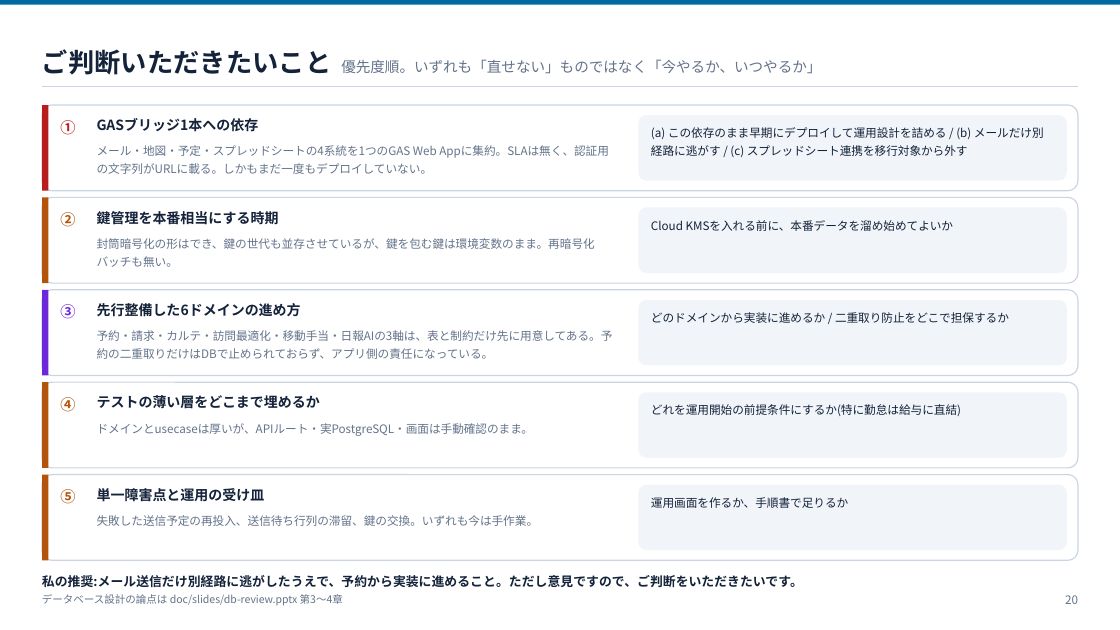
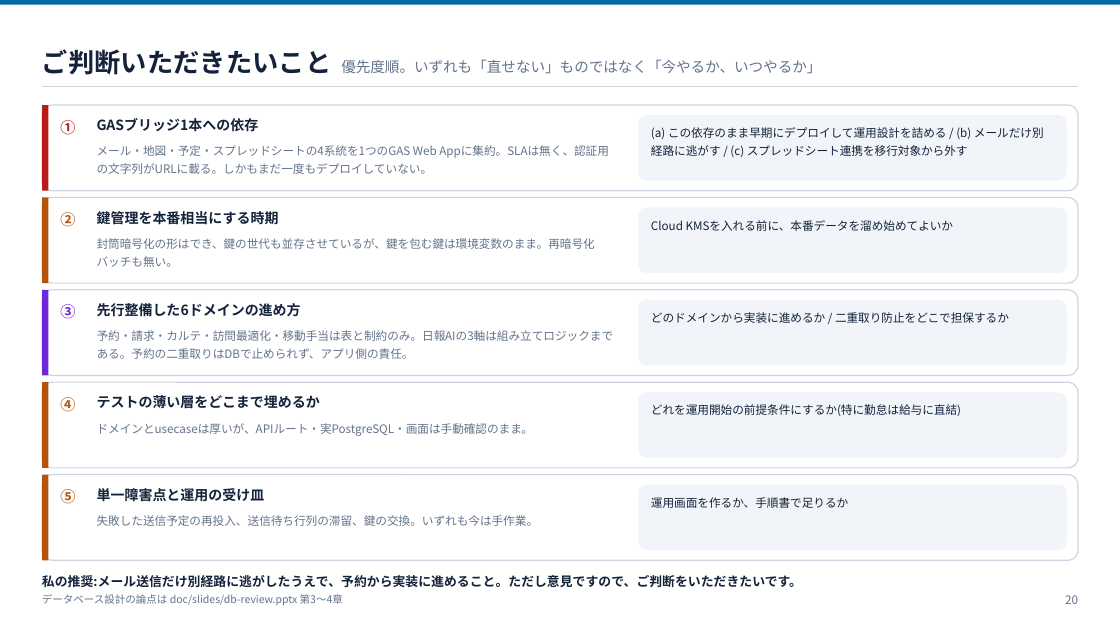
Before and after one commit to ohru131/katahimo-app, a slide deck: slide 20 of doc/slides/architecture.pptx. Drawn at 1120x630 pixels with LibreOffice and Linux fonts; fonts in the diff are those of the drawing. Boxes give left, top, right and bottom in pixels: in the first picture for what was removed or moved away, otherwise in the second. Text is boxed around its words. In the diff, an @@ line names an element or a change of style, - is before the commit and + after.

```diff
--- a/doc/slides/architecture.pptx
+++ b/doc/slides/architecture.pptx
@@ text at box(97, 330, 614, 359): text changed @@
-予約・請求・カルテ・訪問最適化・移動手当・日報AIの3軸は、表と制約だけ先に用意してある。予約の二重取りだけはDBで止められておらず、アプリ側の責任になっている。
+予約・請求・カルテ・訪問最適化・移動手当は表と制約のみ。日報AIの3軸は組み立てロジックまである。予約の二重取りはDBで止められず、アプリ側の責任。
```
Also in this commit, not shown: 2 other slides changed, 4 other files.
